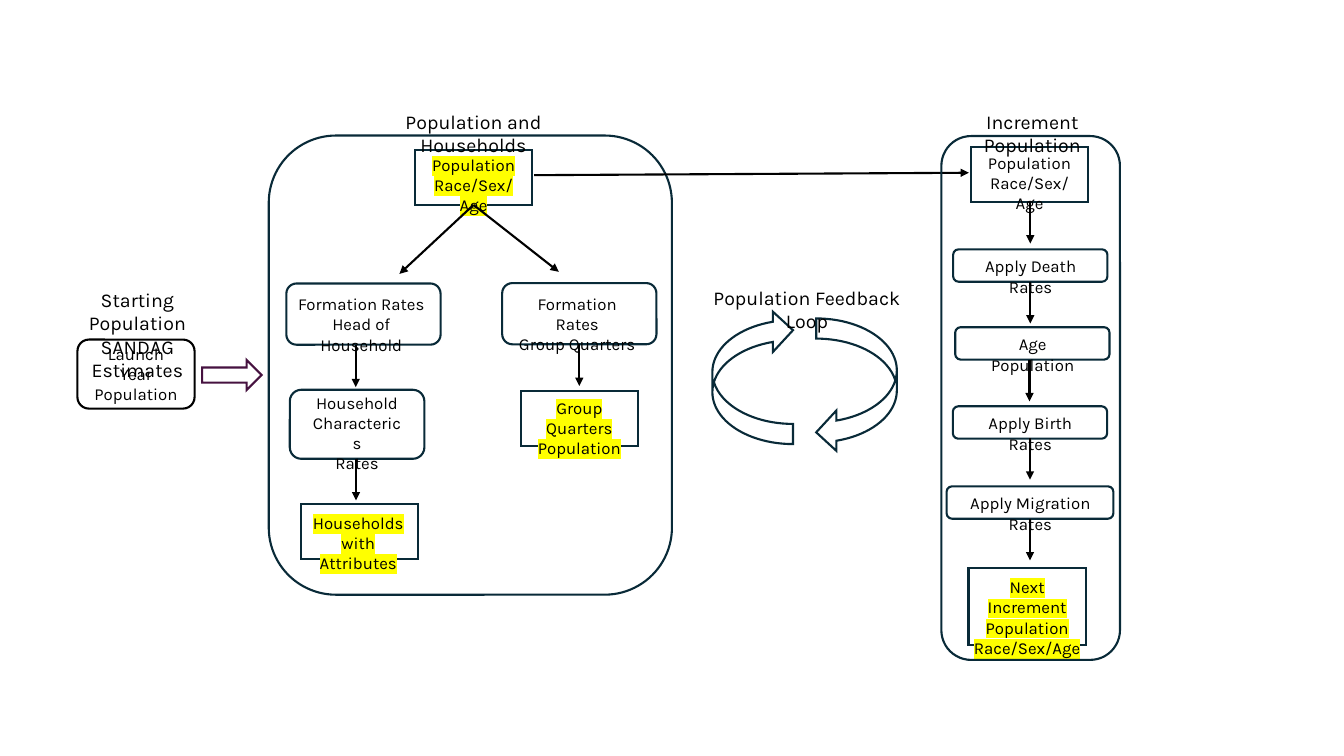
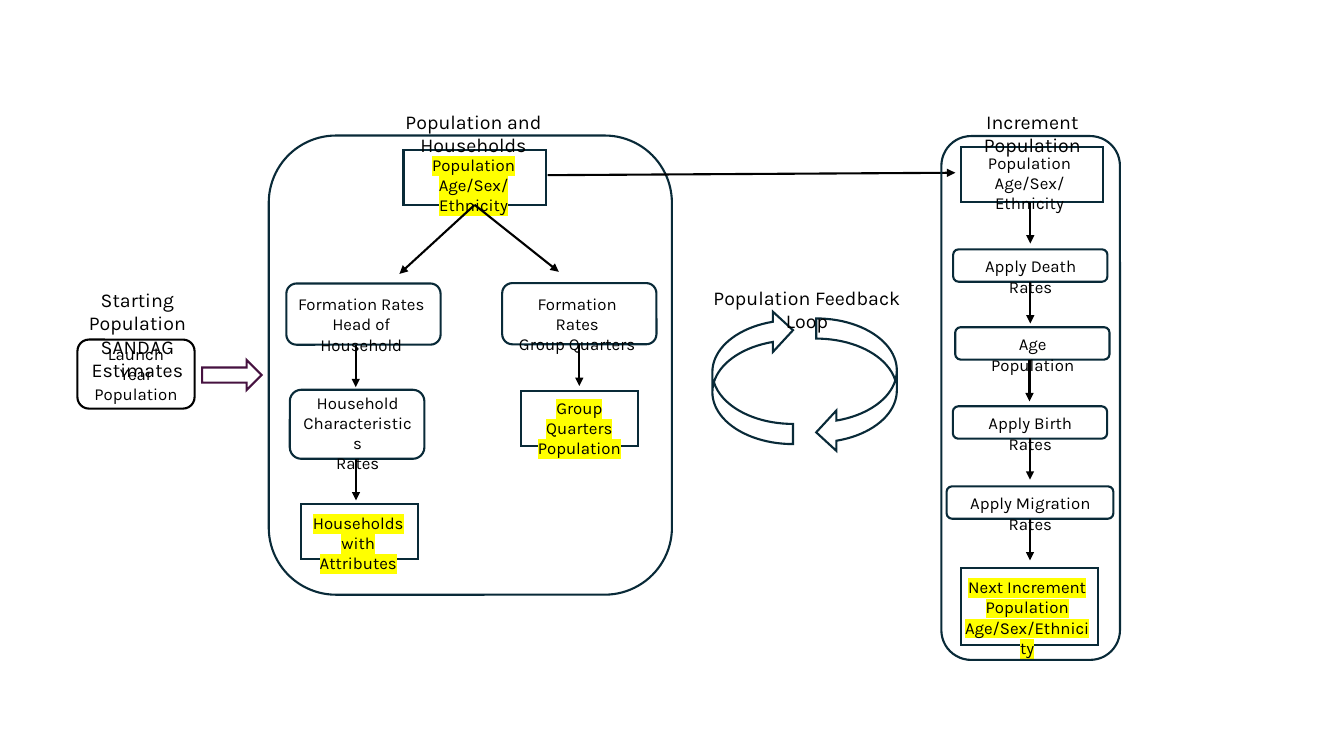
Before and after one commit to SANDAG/Cohort-Component-Model, a slide deck: slide 1 of wiki/images/Wiki Figures.pptx. Drawn at 1344x756 pixels with LibreOffice and Linux fonts; fonts in the diff are those of the drawing. Boxes give left, top, right and bottom in pixels: in the first picture for what was removed or moved away, otherwise in the second. Text is boxed around its words. In the diff, an @@ line names an element or a change of style, - is before the commit and + after.

```diff
--- a/wiki/images/Wiki Figures.pptx
+++ b/wiki/images/Wiki Figures.pptx
@@ rectangle: place and size @@
-rectangle at [971, 147, 1088, 203]
+rectangle at [961, 147, 1103, 203]
@@ rectangle: place and size @@
-rectangle at [415, 150, 532, 206]
+rectangle at [403, 150, 545, 206]
@@ text at [432, 159, 515, 216]: text changed @@
-Population
-Race/Sex/Age
+Population
+Age/Sex/Ethnicity
@@ arrow moved from (534, 175) - (969, 172) to (547, 175) - (956, 172) @@
@@ text at [988, 154, 1071, 214]: text changed @@
-Population
-Race/Sex/Age
+Population
+Age/Sex/Ethnicity
@@ text at [317, 397, 399, 474]: text changed @@
-Household
-Characterics
-Rates
+Household
+Characteristics
+Rates
@@ rectangle: place and size @@
-rectangle at [969, 568, 1086, 645]
+rectangle at [961, 568, 1098, 645]
@@ text at [965, 582, 1089, 639]: text changed @@
-Next Increment
-Population
-Race/Sex/Age
+Next Increment
+Population
+Age/Sex/Ethnicity
```
Also in this commit, not shown: 13 other files.
